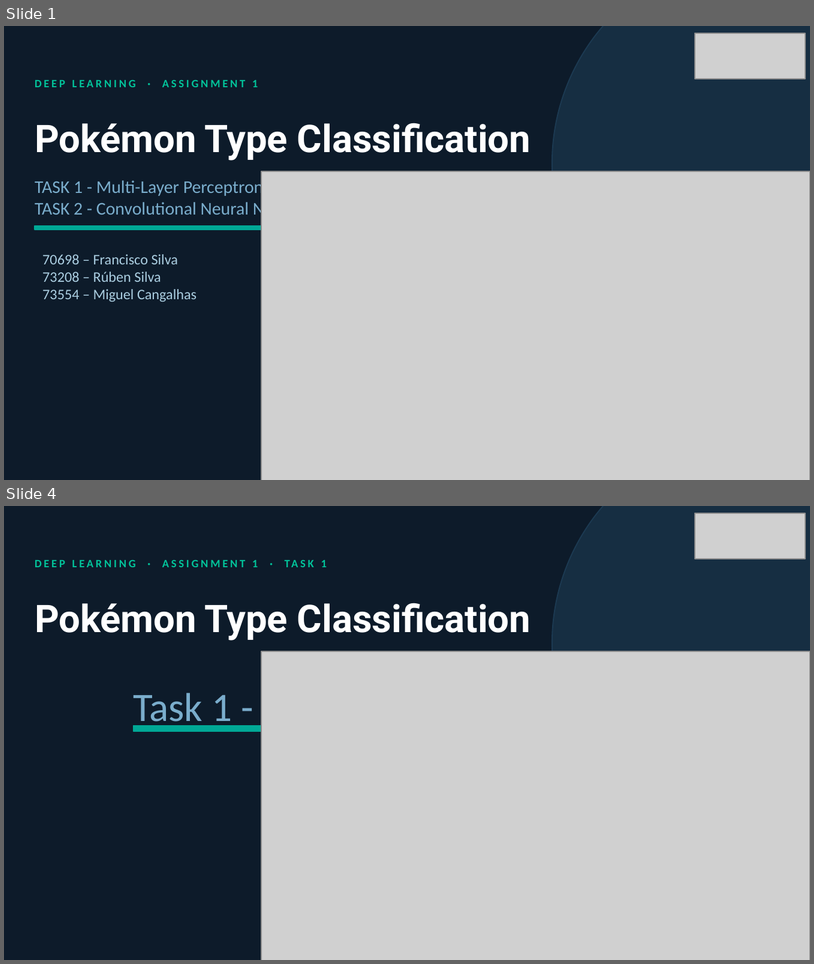
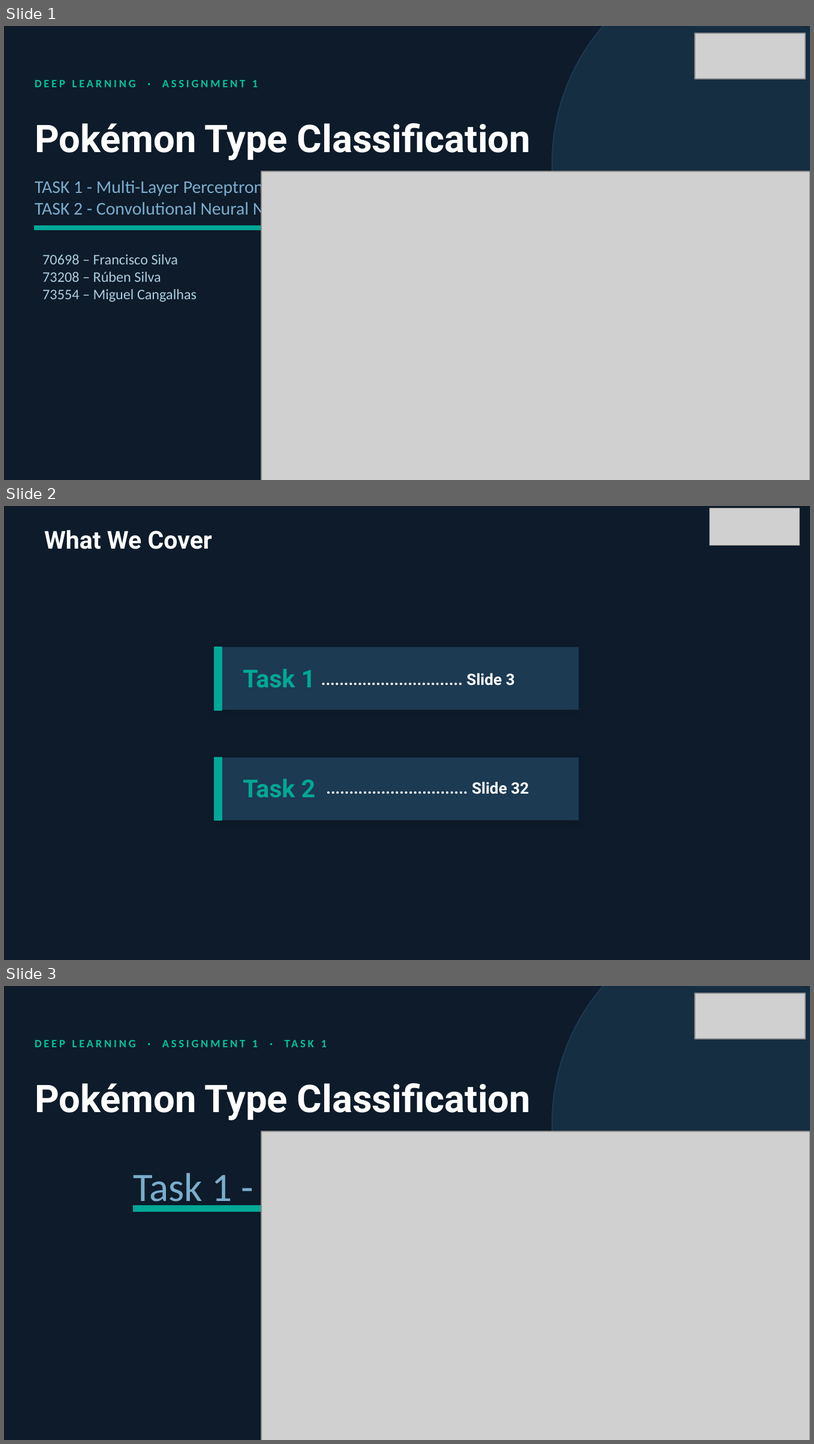
Before and after one commit to fmssilva/DL_Proj, a slide deck: assignment_1/task1/Task1_report.pptx. Shown one above the other, each under a label of ours: slides 1 and 4 before the commit, slides 1, 2 and 3 after it; the slides between them are not shown. The pictures are 814x964 and 814x1444 pixels, drawn with LibreOffice and Linux fonts; fonts in the diff are those of the drawing; grey boxes stand for pictures; background and template pictures are left out. Boxes give left, top, right and bottom in pixels: in the first picture for what was removed or moved away, otherwise in the second. Text is boxed around its words. In the diff, an @@ line names an element or a change of style, - is before the commit and + after.

```diff
--- a/assignment_1/task1/Task1_report.pptx
+++ b/assignment_1/task1/Task1_report.pptx
@@ slide 2 added at bbox=[4, 506, 810, 960], background #0D1B2A @@
@@ picture added at bbox=[710, 508, 800, 546] @@
@@ text added at bbox=[44, 530, 212, 549], 22 pt, text #FFFFFF, bold @@
+What We Cover
@@ rectangle added at bbox=[215, 647, 222, 710], fill #00A896, outline #00A896 1 pt @@
@@ rectangle added at bbox=[218, 647, 580, 710], fill #1C3A52, outline #112233 0.5 pt @@
@@ text added at bbox=[243, 669, 316, 688], 22 pt, text #00A896, bold @@
+Task 1
@@ text added at bbox=[467, 673, 515, 685], 14 pt, text #FFFFFF, bold @@
+............................... Slide 3
@@ rectangle added at bbox=[215, 757, 222, 820], fill #00A896, outline #00A896 1 pt @@
@@ rectangle added at bbox=[218, 757, 580, 820], fill #1C3A52, outline #112233 0.5 pt @@
@@ text added at bbox=[243, 778, 316, 798], 22 pt, text #00A896, bold @@
+Task 2
@@ text added at bbox=[472, 781, 529, 794], 14 pt, text #FFFFFF, bold @@
+............................... Slide 32
@@ what was slide 4 is now slide 3 @@
```
Also in this commit, not shown: 2 slides removed, 1 other file.
